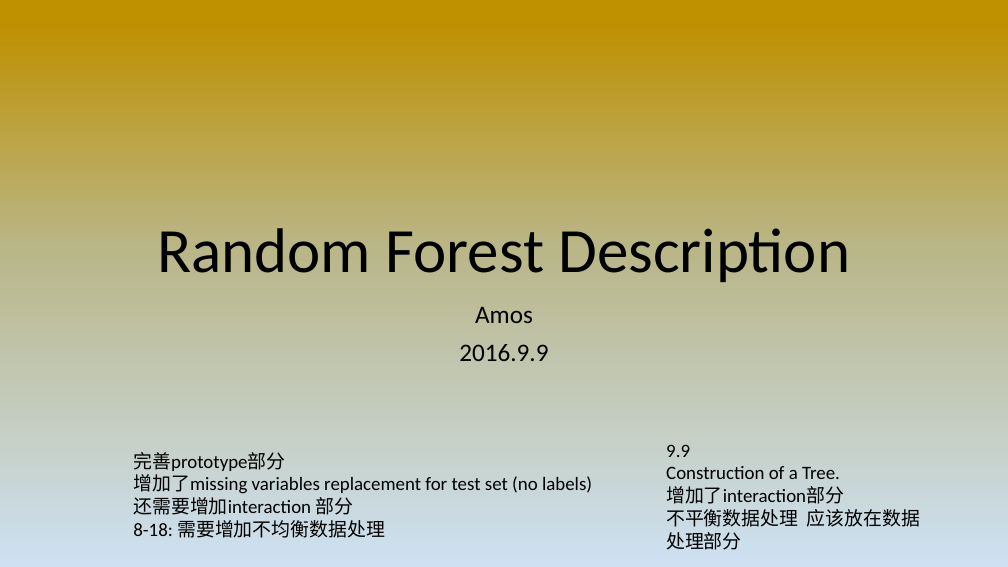
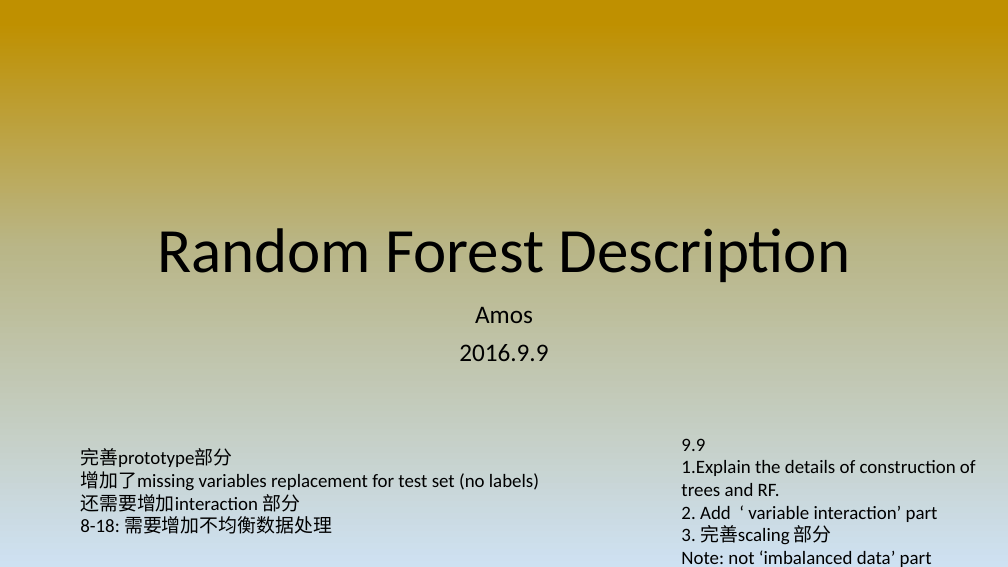
Before and after one commit to JinlongLi2016/ml-learning, a slide deck: slide 1 of RandomForest Description 16-9-7 final.pptx. Drawn at 1008x567 pixels with LibreOffice and Linux fonts; fonts in the diff are those of the drawing. Boxes give left, top, right and bottom in pixels: in the first picture for what was removed or moved away, otherwise in the second. Text is boxed around its words. In the diff, an @@ line names an element or a change of style, - is before the commit and + after.

Commit message:
Fix typo

```diff
--- a/RandomForest Description 16-9-7 final.pptx
+++ b/RandomForest Description 16-9-7 final.pptx
@@ text "完善prototype部分": place and size @@
-text "完善prototype部分" at box(133, 452, 592, 538)
+text "完善prototype部分" at box(80, 448, 539, 534)
@@ text "9.9": place and size @@
-text "9.9" at box(666, 444, 920, 550)
+text "9.9" at box(681, 438, 976, 567)
@@ text at box(681, 460, 976, 567): text changed @@
-Construction of a Tree.
-增加了interaction部分
-不平衡数据处理 应该放在数据处理部分
+1.Explain the details of construction of trees and RF.
+2. Add ‘ variable interaction’ part
+3. 完善scaling 部分
+Note: not ‘imbalanced data’ part
```
Also in this commit, not shown: 1 other slide changed.
